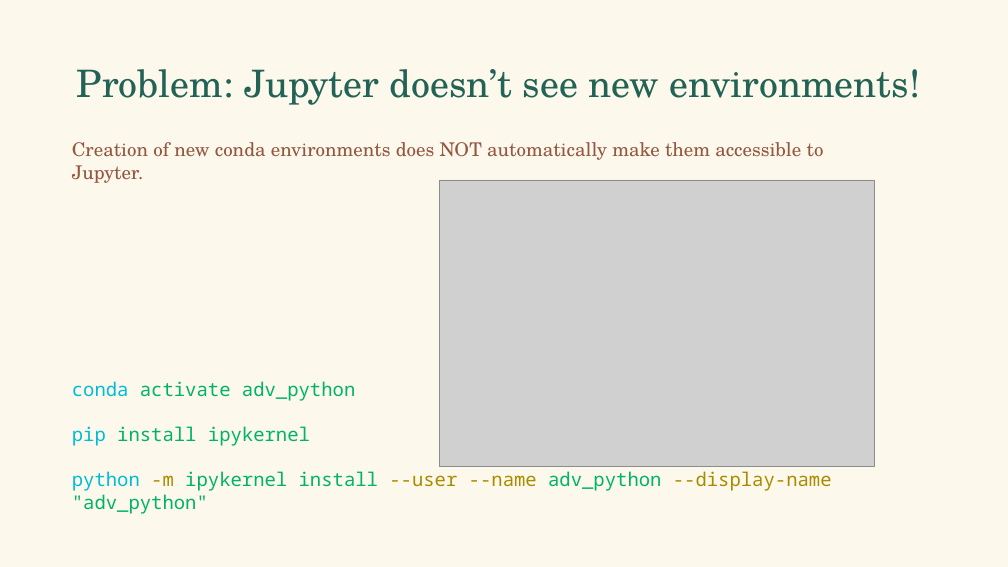
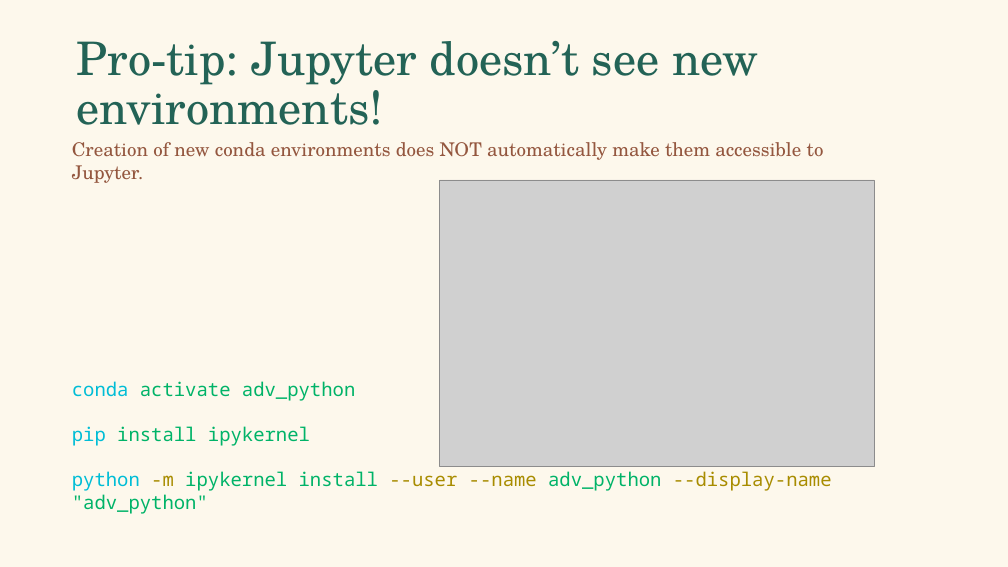
Before and after one commit to falconair/ProgrammingForAnalytics, a slide deck: slide 42 of lectures/080_env_pkg_management/Python environment and package management.pptx. Drawn at 1008x567 pixels with LibreOffice and Linux fonts; fonts in the diff are those of the drawing; grey boxes stand for pictures. Boxes give left, top, right and bottom in pixels: in the first picture for what was removed or moved away, otherwise in the second. Text is boxed around its words. In the diff, an @@ line names an element or a change of style, - is before the commit and + after.

```diff
--- a/lectures/080_env_pkg_management/Python environment and package management.pptx
+++ b/lectures/080_env_pkg_management/Python environment and package management.pptx
@@ title at [77,41,758,125]: text changed; size 36 to 44 pt @@
-Problem: Jupyter doesn’t see new environments!
+Pro-tip: Jupyter doesn’t see new environments!
```
Also in this commit, not shown: 3 slides added.
